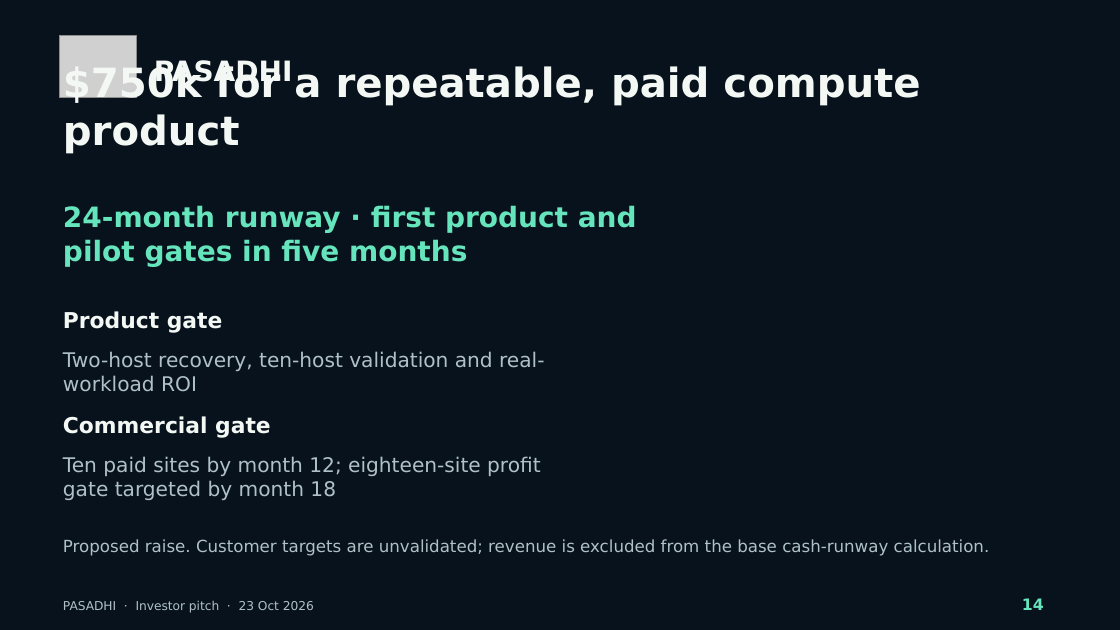
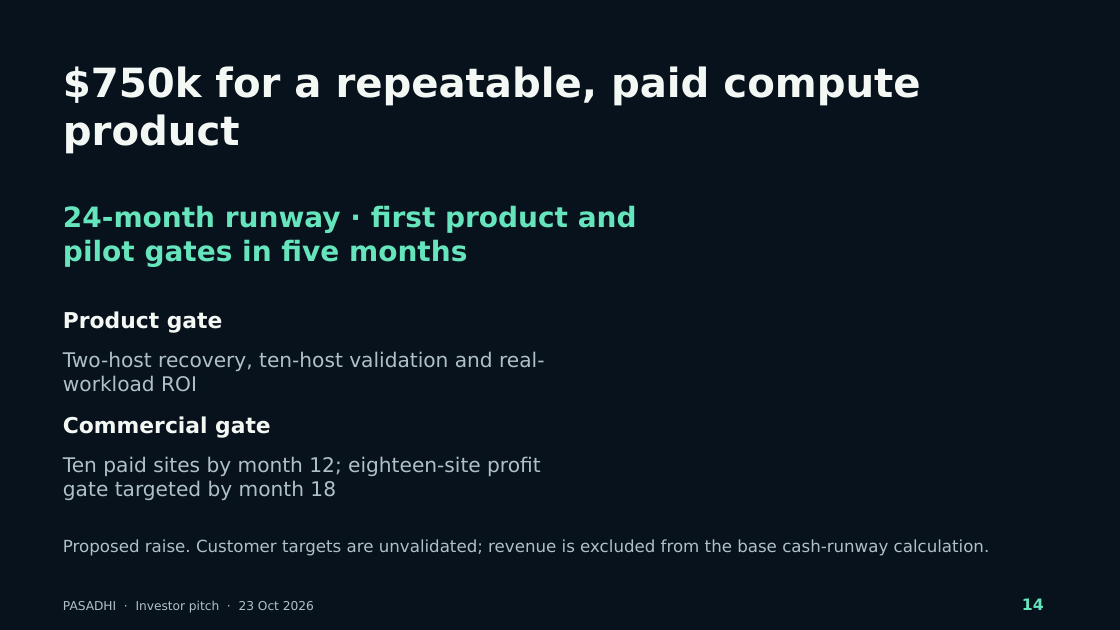
Before and after one commit to camponggogo/pasadhi, a slide deck: slide 14 of web/download/PASADHI-pitch-2026.pptx. Drawn at 1120x630 pixels with LibreOffice and Linux fonts; fonts in the diff are those of the drawing; grey boxes stand for pictures; background and template pictures are left out. Boxes give left, top, right and bottom in pixels: in the first picture for what was removed or moved away, otherwise in the second. Text is boxed around its words. In the diff, an @@ line names an element or a change of style, - is before the commit and + after.

```diff
--- a/web/download/PASADHI-pitch-2026.pptx
+++ b/web/download/PASADHI-pitch-2026.pptx
@@ picture removed at bbox=[60, 35, 137, 97] @@
@@ text removed at bbox=[154, 58, 292, 87] @@
-PASADHI
```
Also in this commit, not shown: 2 other slides changed, 14 other files.
